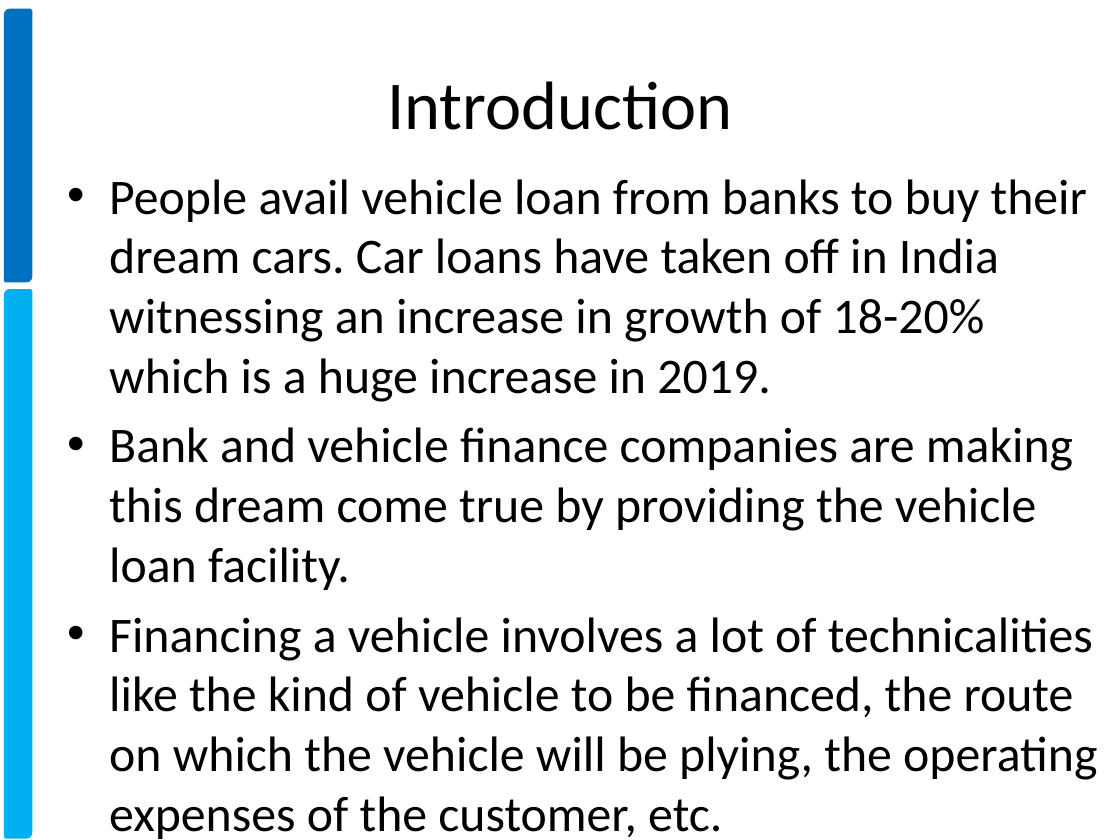
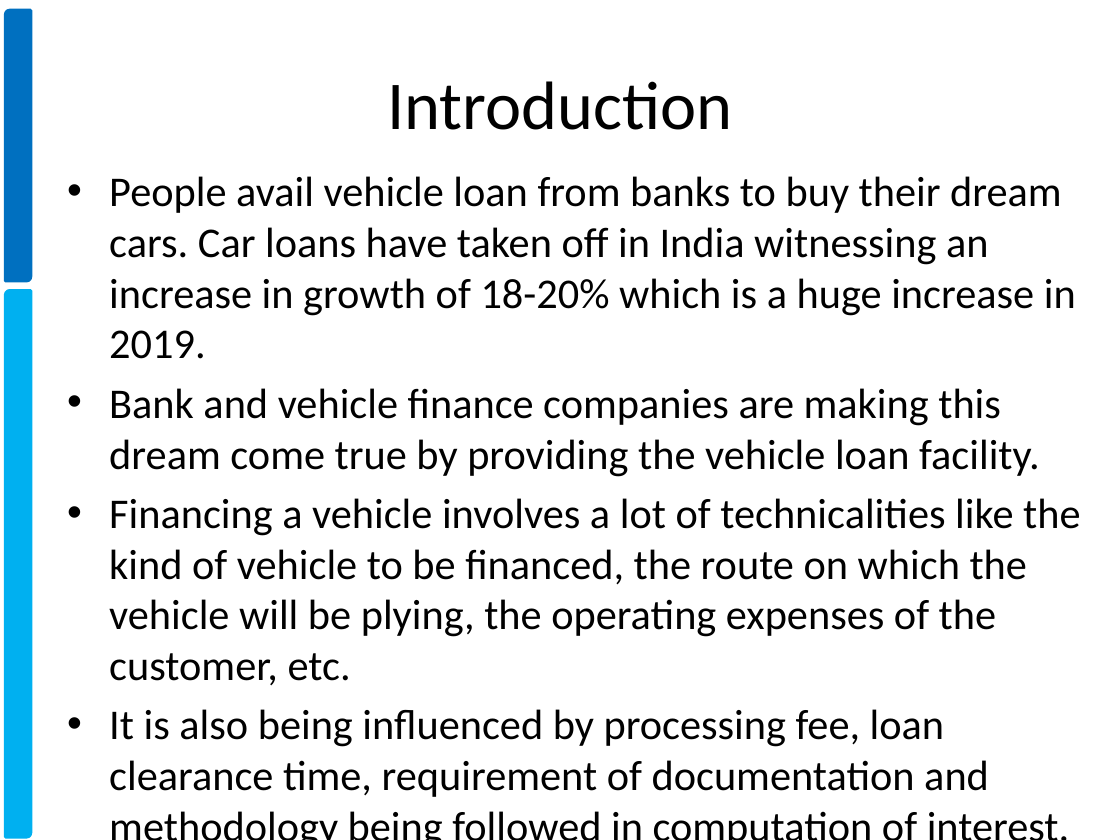
Before and after one commit to xavierigneous/Vehicle-Loan-Default-Prediction, a slide deck: slide 2 of Pravin Kumar/Vehicle Loan Default Prediction.pptx. Drawn at 1120x840 pixels with LibreOffice and Linux fonts; fonts in the diff are those of the drawing; background and template pictures are left out. Boxes give left, top, right and bottom in pixels: in the first picture for what was removed or moved away, otherwise in the second. Text is boxed around its words. In the diff, an @@ line names an element or a change of style, - is before the commit and + after.

Commit message:
Completed Slide 2

```diff
--- a/Pravin Kumar/Vehicle Loan Default Prediction.pptx
+++ b/Pravin Kumar/Vehicle Loan Default Prediction.pptx
@@ text at [109,176,1080,685]: size 32 to 27.2 pt in "People avail vehicle loan from banks to ...", "Bank and vehicle finance companies are making ...", "Financing a vehicle involves a lot of ..." @@
@@ text at [109,709,989,797]: paragraph added @@
+• It is also being influenced by processing fee, loan clearance time, requirement of documentation and methodology being followed in computation of interest.
```
Also in this commit, not shown: 2 other slides changed, 1 other file.
